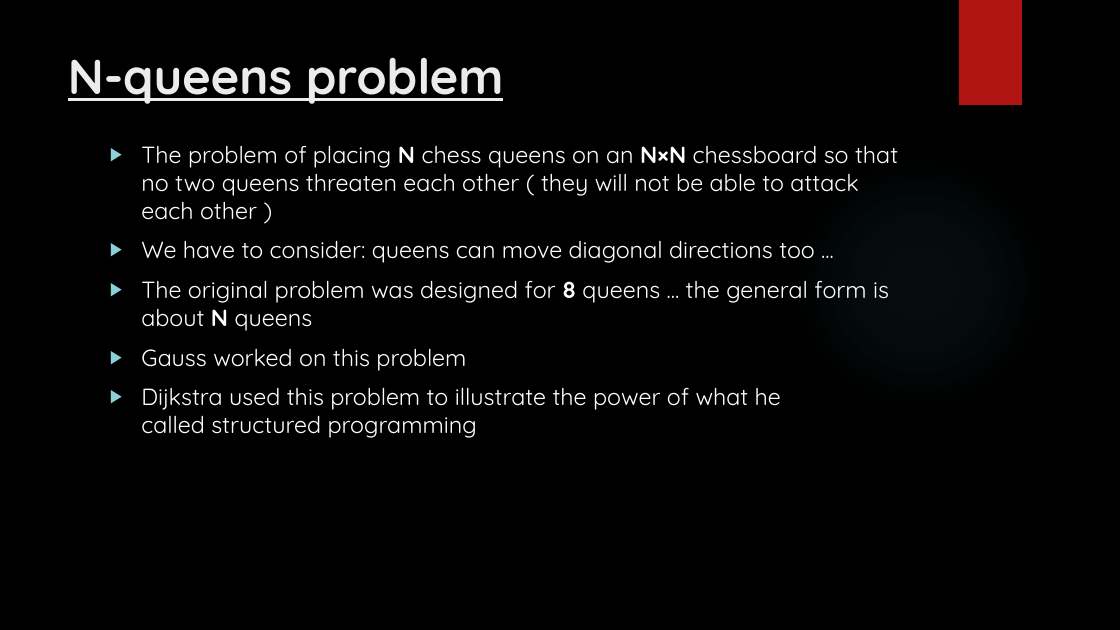
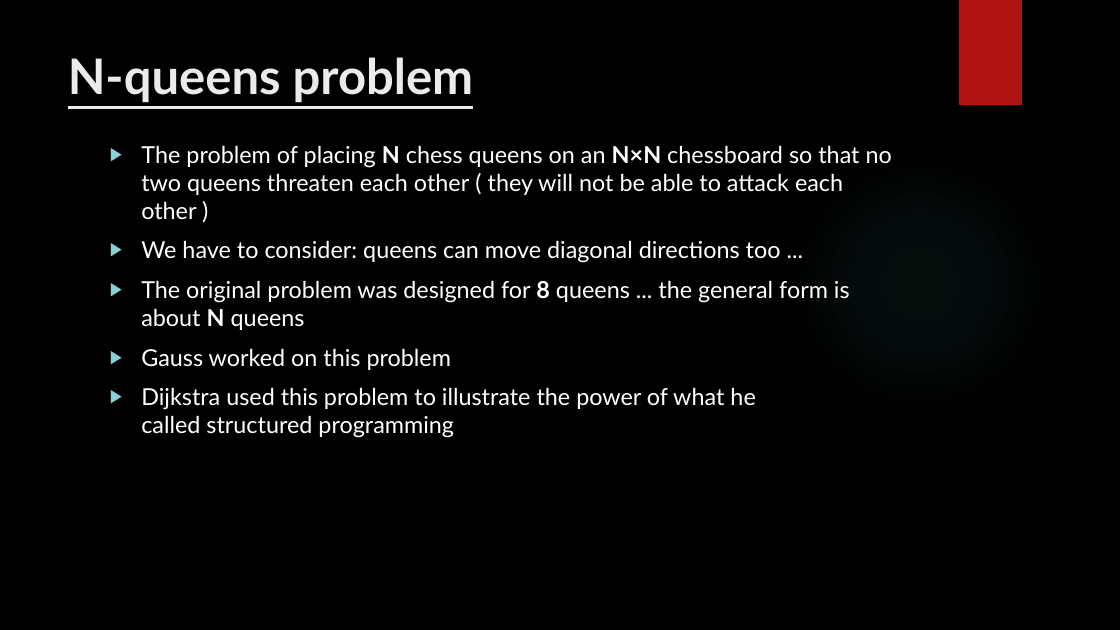
Before and after one commit to gnuhpc/All-About-SDE-Interview, a slide deck: slide 2 of src/main/java/org/gnuhpc/bigdata/algorithm/backtracking/queueproblem/nqueens.pptx. Drawn at 1120x630 pixels with LibreOffice and Linux fonts; fonts in the diff are those of the drawing; background and template pictures are left out. Boxes give left, top, right and bottom in pixels: in the first picture for what was removed or moved away, otherwise in the second. Text is boxed around its words. In the diff, an @@ line names an element or a change of style, - is before the commit and + after.

```diff
--- a/src/main/java/org/gnuhpc/bigdata/algorithm/backtracking/queueproblem/nqueens.pptx
+++ b/src/main/java/org/gnuhpc/bigdata/algorithm/backtracking/queueproblem/nqueens.pptx
@@ title "N-queens problem" at [68, 57, 474, 103]: font Quicksand to Lato @@
@@ text "The problem of placing N ..." at [141, 145, 892, 438]: font Quicksand to Lato @@
```
Also in this commit, not shown: 9 other slides changed, 13 other files.
